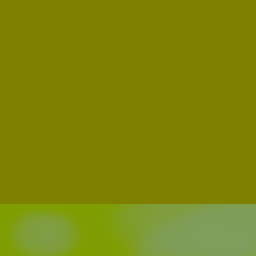
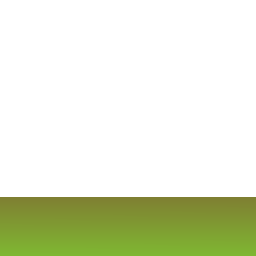
Before/after of a w=256, h=256 layered artwork. What changed in the layer stack:
renamed "Layer 1" to "Layer 4", painted on it, masked it over [0, 0, 256, 256]
